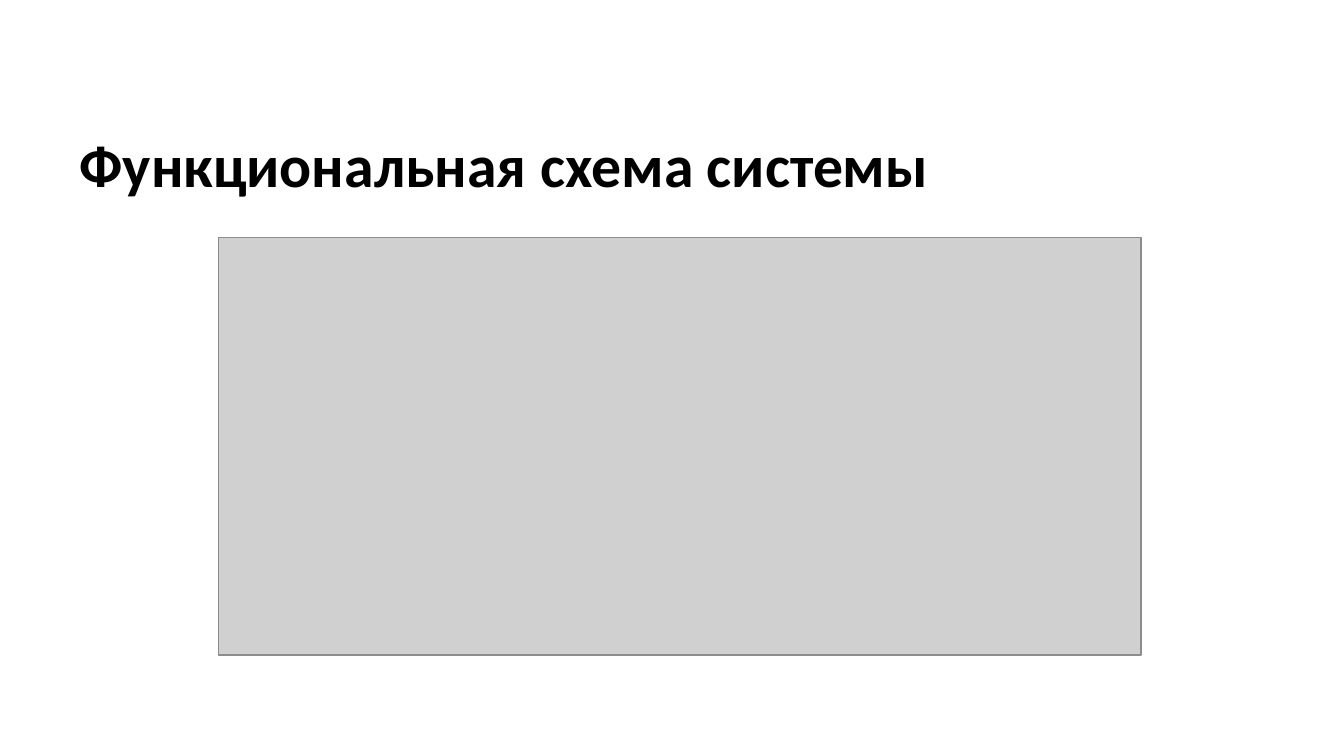
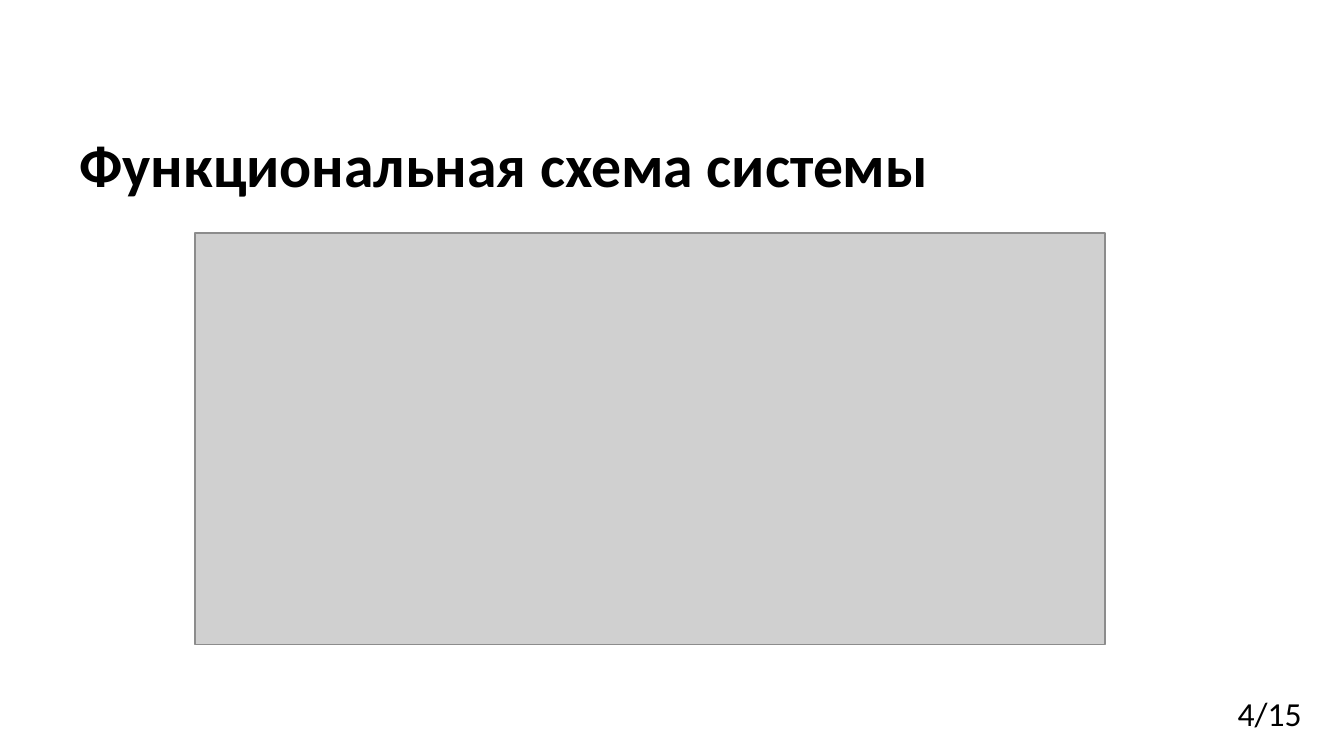
Before and after one commit to ihgorek/system_management_precision_table, a slide deck: slide 4 of диплом.pptx. Drawn at 1344x756 pixels with LibreOffice and Linux fonts; fonts in the diff are those of the drawing; grey boxes stand for pictures; background and template pictures are left out. Boxes give left, top, right and bottom in pixels: in the first picture for what was removed or moved away, otherwise in the second. Text is boxed around its words. In the diff, an @@ line names an element or a change of style, - is before the commit and + after.

Commit message:
change presentation images

```diff
--- a/диплом.pptx
+++ b/диплом.pptx
@@ picture: place and size @@
-picture at bbox=[219, 238, 1141, 655]
+picture at bbox=[195, 233, 1105, 644]
@@ text added at bbox=[1238, 702, 1302, 728], 18 pt, text #000000 @@
+4/15
```
Also in this commit, not shown: 14 other slides changed, 1 other file.
